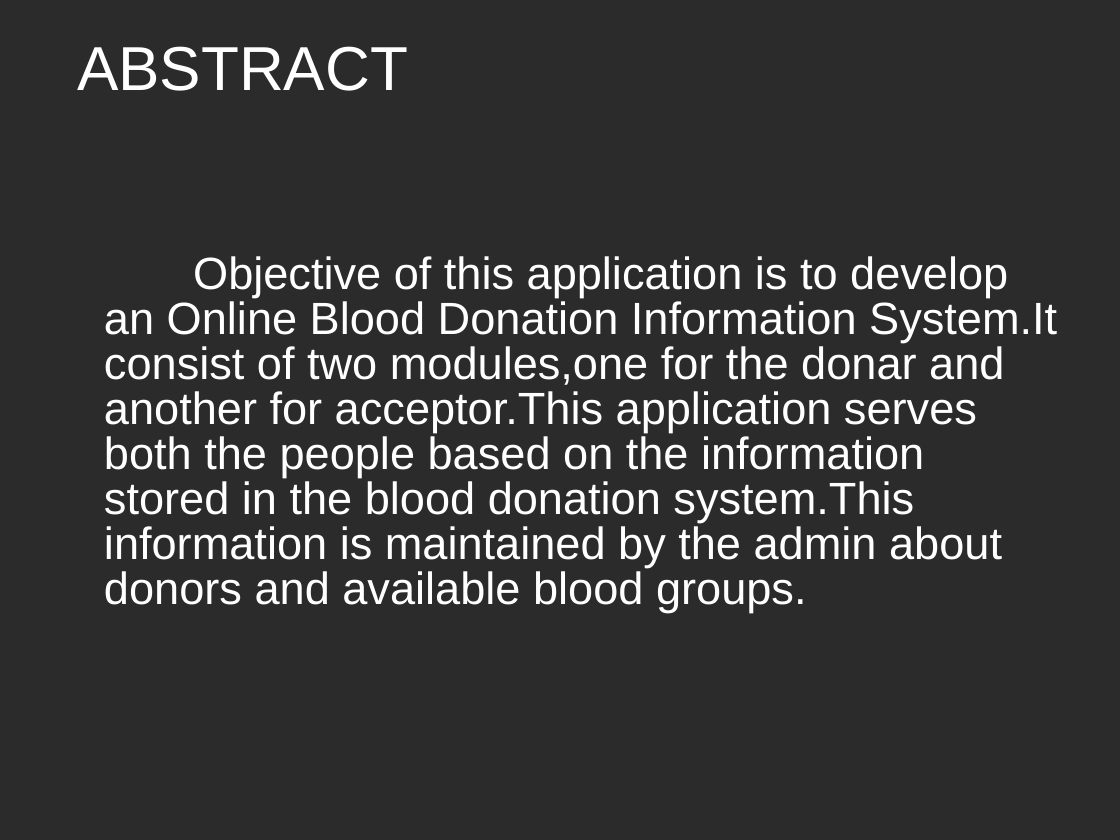
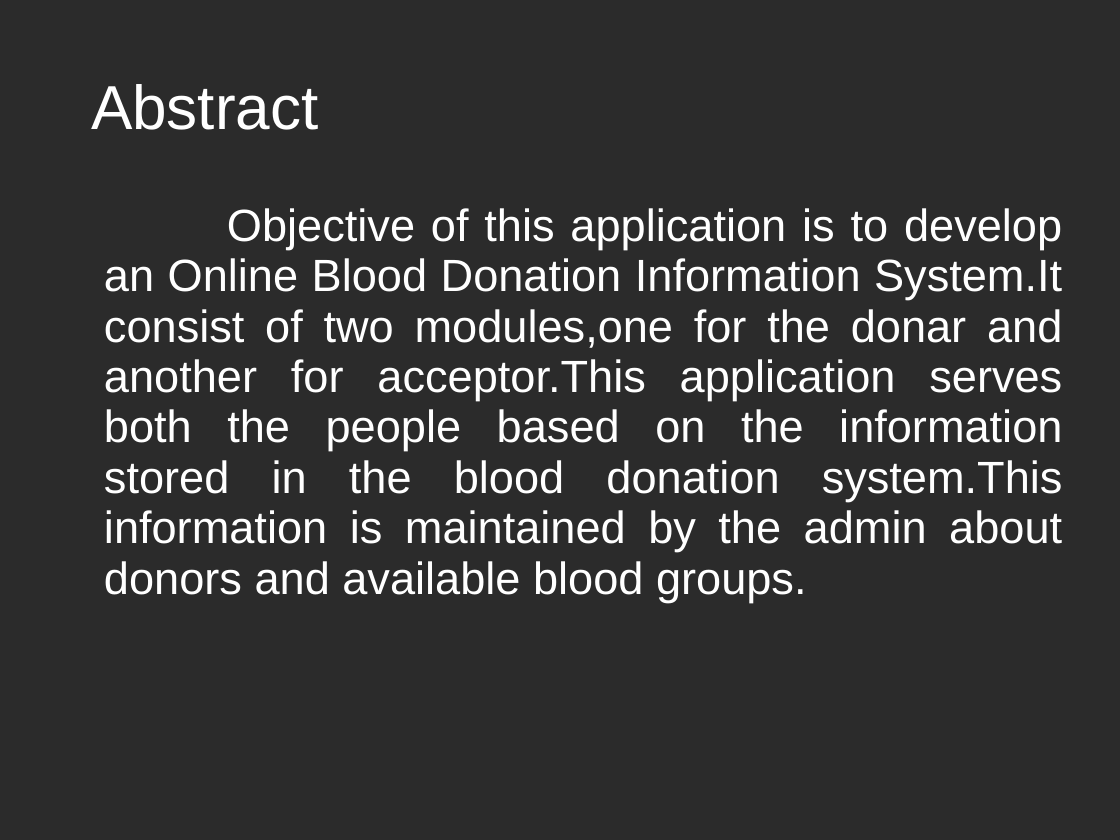
Before and after one commit to sahitya4/Miniproject, a slide deck: slide 2 of miniproject.ppt (slide 3 before the commit). Drawn at 1120x840 pixels with LibreOffice and Linux fonts; fonts in the diff are those of the drawing; background and template pictures are left out; a plain dark background stands for a picture behind light text. Boxes give left, top, right and bottom in pixels: in the first picture for what was removed or moved away, otherwise in the second. Text is boxed around its words. In the diff, an @@ line names an element or a change of style, - is before the commit and + after.

```diff
--- a/miniproject.ppt
+++ b/miniproject.ppt
@@ title at (x1=91, y1=84, x2=319, y2=130): text changed @@
-ABSTRACT
+Abstract
@@ text "Objective of this application is ..." moved from (x1=104, y1=256, x2=1057, y2=613) to (x1=104, y1=208, x2=1063, y2=602) @@
@@ text "Objective of this application is ..." at (x1=104, y1=208, x2=1063, y2=602): alignment left to justified; line spacing 0.83 to 0.93 @@
```
Also in this commit, not shown: 10 other slides changed, 1 slide removed.
